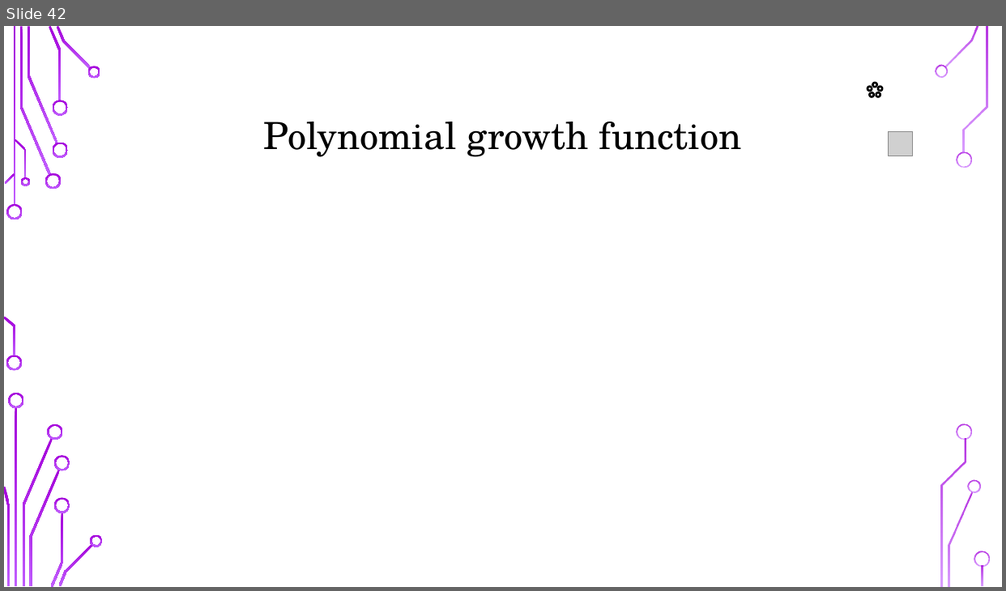
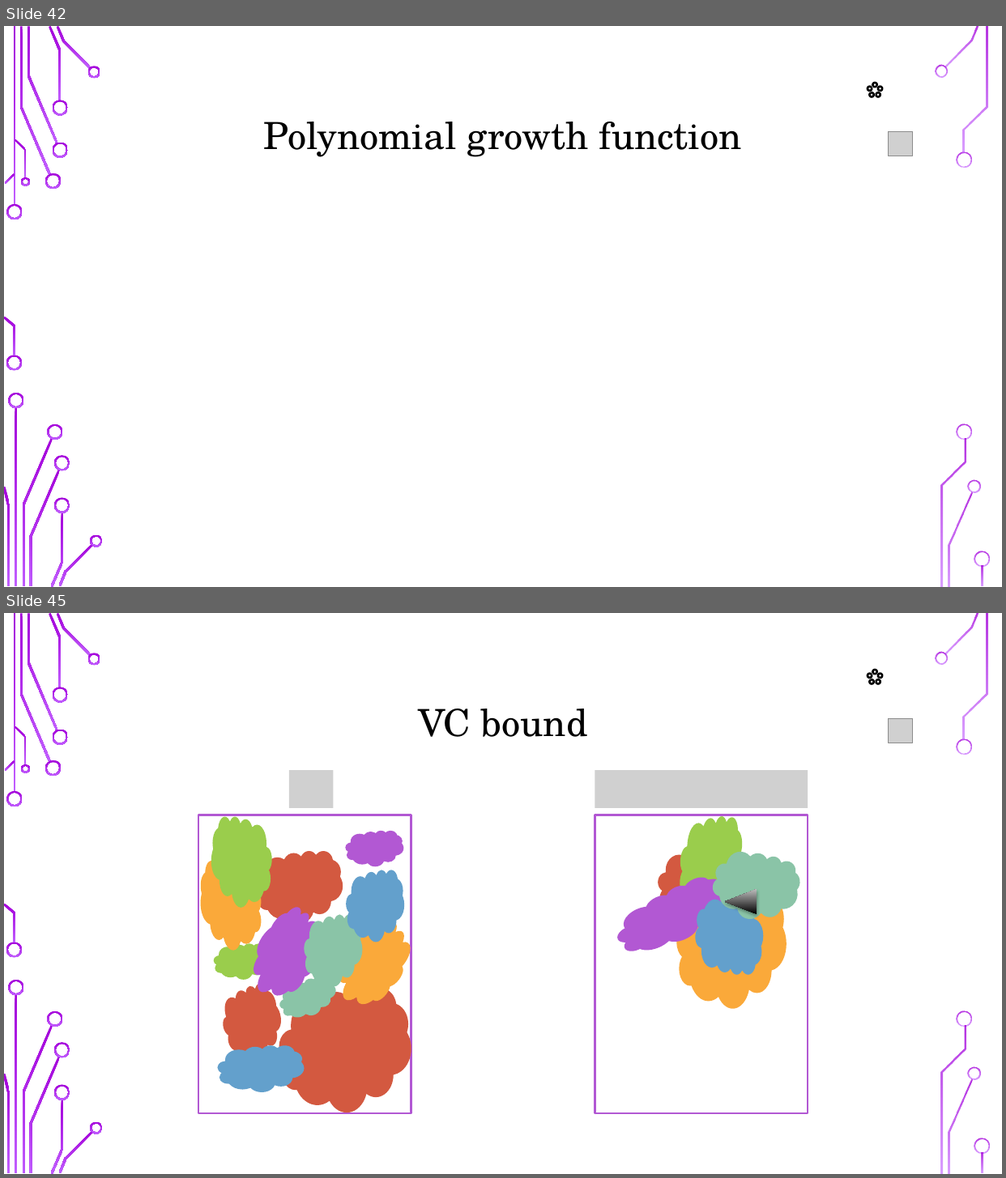
Before and after one commit to UOMDSS/workshops-2021-2022, a slide deck: semester-2-2021-2022/week-8-theory-of-generalisation/Theory_of_Generalisation.pptx. Shown one above the other, each under a label of ours: slide 42 before the commit, slides 42 and 45 after it; the slides between them are not shown. The pictures are 1006x591 and 1006x1178 pixels, drawn with LibreOffice and Linux fonts; fonts in the diff are those of the drawing; grey boxes stand for pictures; background and template pictures are left out. Boxes give left, top, right and bottom in pixels: in the first picture for what was removed or moved away, otherwise in the second. Text is boxed around its words. In the diff, an @@ line names an element or a change of style, - is before the commit and + after.

```diff
--- a/semester-2-2021-2022/week-8-theory-of-generalisation/Theory_of_Generalisation.pptx
+++ b/semester-2-2021-2022/week-8-theory-of-generalisation/Theory_of_Generalisation.pptx
@@ slide 45 added at (x1=4, y1=613, x2=1002, y2=1174), background picture (left out); not listed: 36 template elements that a slide beside it also shows @@
@@ title added at (x1=418, y1=709, x2=588, y2=737), 36 pt, text #000000 @@
+VC bound
@@ group added at (x1=868, y1=670, x2=914, y2=743): 5 ellipses, 5 right arrows, 1 picture @@
@@ picture added at (x1=289, y1=770, x2=334, y2=807) @@
@@ picture added at (x1=594, y1=770, x2=808, y2=807) @@
@@ rectangle added at (x1=198, y1=815, x2=412, y2=1114), fill #FFFFFF, outline #B258D3 2 pt @@
@@ group added at (x1=198, y1=816, x2=425, y2=1112): 12 clouds @@
@@ rectangle added at (x1=594, y1=815, x2=808, y2=1114), fill #FFFFFF, outline #B258D3 2 pt @@
@@ cloud added at (x1=675, y1=812, x2=746, y2=918), fill #9ACD4C @@
@@ cloud added at (x1=256, y1=851, x2=343, y2=923), fill #D35940 @@
@@ cloud added at (x1=658, y1=848, x2=745, y2=920), fill #D35940 @@
@@ cloud added at (x1=705, y1=840, x2=808, y2=932), fill #8AC4A7 @@
@@ cloud added at (x1=608, y1=868, x2=739, y2=965), fill #B258D3 @@
@@ cloud added at (x1=677, y1=883, x2=787, y2=1008), fill #FAA93A @@
@@ cloud added at (x1=696, y1=895, x2=764, y2=975), fill #63A0CC @@
@@ cloud added at (x1=707, y1=883, x2=740, y2=929), fill #B258D3 @@
@@ right arrow added at (x1=725, y1=889, x2=757, y2=914), fill gradient #000000 to #BDBDBD @@
```
Also in this commit, not shown: 3 other slides added.
